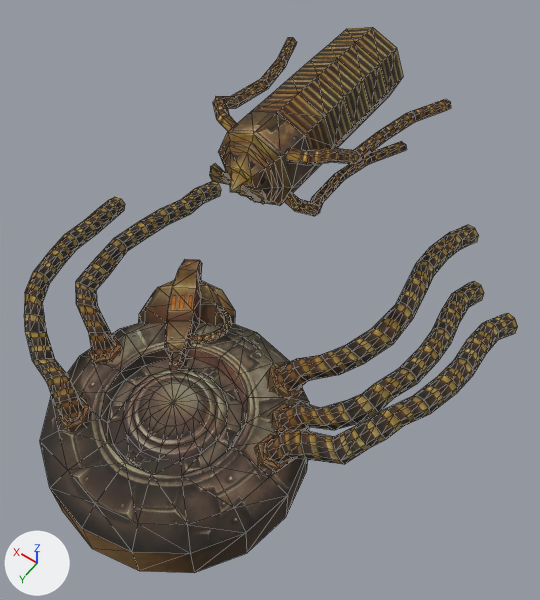
What one commit did to the OBJ model sceneobjs/huodong_fuben_662/huodong_fuben_662_dunpai.obj.
Before and after are seen from a 50 mm lens placed at (-756.0, 417.0, 1642.0), pointed at (-83.0, -524.0, 163.0). Every picture has the same lights, and +X, +Y and +Z are marked at lower left. Mesh edges are drawn as thin lines. Where no turn or scale is listed for an object, it has been applied to the vertices. Vertices at the same position are counted once.

Names of what the first picture shows: 'huodong_fuben_662_dunpai'.
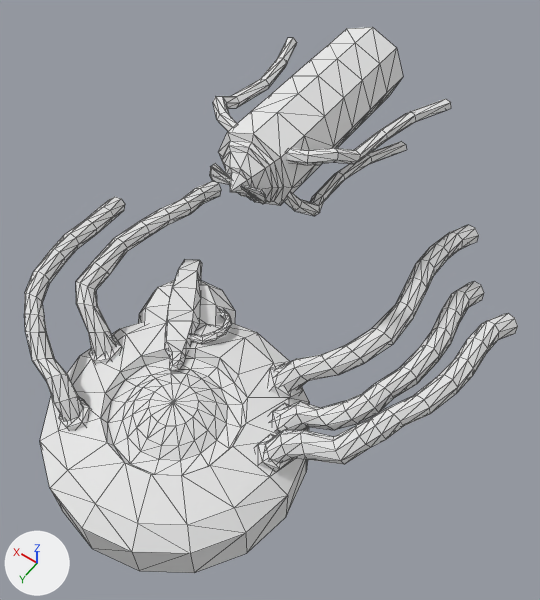
Location of each change, (x1, y1, x2, y2) in pixels of the pictures (540 x 600 px):
part 1 of me_huodong_fuben_662_dunpai, recoloured (brown to white): (40, 322, 309, 554) in both
part 2 of me_huodong_fuben_662_dunpai, recoloured (brown to grey): (50, 38, 451, 573) in both
part 3 of me_huodong_fuben_662_dunpai, recoloured (brown to white): (24, 27, 518, 464) in both

Diff of the bpy script that builds the scene:
```diff
--- a/sceneobjs/huodong_fuben_662/huodong_fuben_662_dunpai.obj.py
+++ b/sceneobjs/huodong_fuben_662/huodong_fuben_662_dunpai.obj.py
@@ mat_material_2_1 @@
+mat_material_2_1 = principled_material('material_2')
+mat_material_2_1.base_color = (0.8, 0.8, 0.8)  # white #e7e7e7
+mat_material_2_1.roughness = 1.0
@@ mat_material_1_1 @@
+mat_material_1_1 = principled_material('material_1')
+mat_material_1_1.base_color = (0.8, 0.8, 0.8)  # white #e7e7e7
+mat_material_1_1.roughness = 1.0
@@ mat_material_3_1 @@
+mat_material_3_1 = principled_material('material_3')
+mat_material_3_1.base_color = (0.8, 0.8, 0.8)  # white #e7e7e7
+mat_material_3_1.roughness = 1.0
@@ me_huodong_fuben_662_dunpai @@
 me_huodong_fuben_662_dunpai.from_pydata(...)  # 1095 vertices, 1915 faces; spans x -617.0..562.0, y -1117.0..130.0, z -269.0..607.0
 # used by ob_huodong_fuben_662_dunpai; location = (0.0, 0.0, 0.0)
+# me_huodong_fuben_662_dunpai part 1: all 209 faces that had it switch from mat_material_2 (picture img_huodong_fuben_662_dunpai_02_png) to mat_material_2_1 (white #e7e7e7)
+# me_huodong_fuben_662_dunpai part 2: all 566 faces that had it switch from mat_material_3 (picture img_huodong_fuben_662_dunpai_03_png) to mat_material_3_1 (white #e7e7e7)
+# me_huodong_fuben_662_dunpai part 3: all 1140 faces that had it switch from mat_material_1 (picture img_huodong_fuben_662_dunpai_01_png) to mat_material_1_1 (white #e7e7e7)
```
